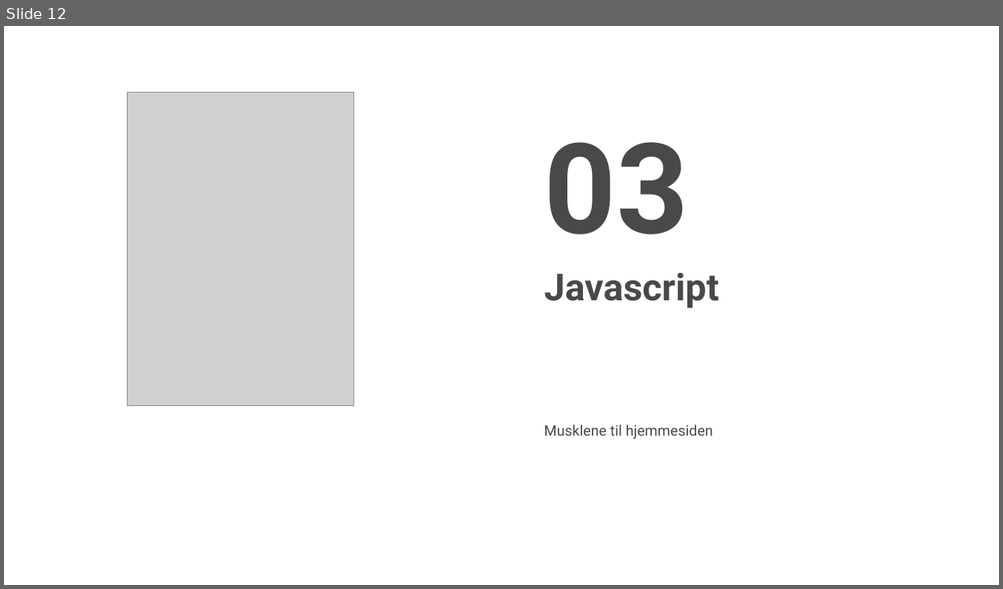
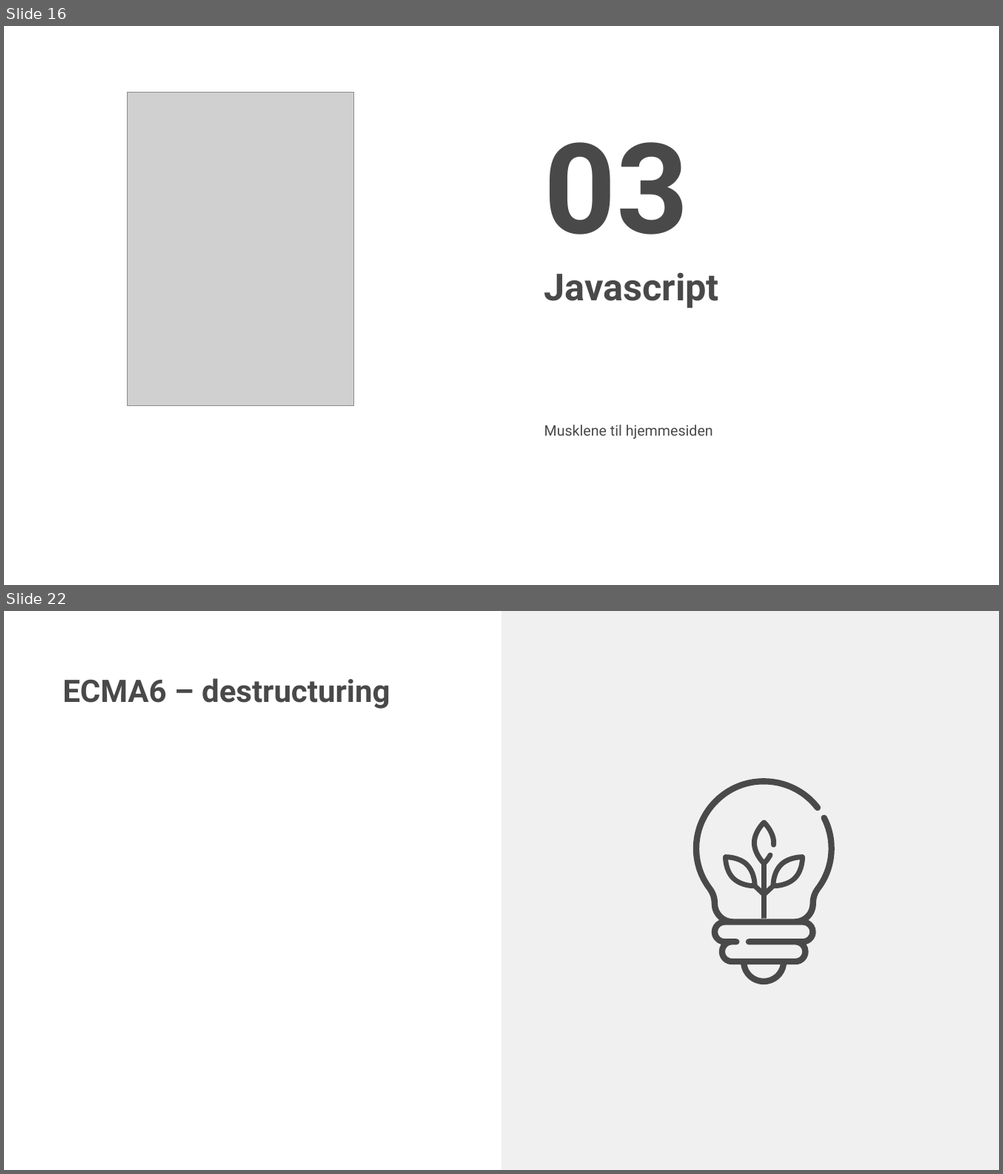
Before and after one commit to pibendik/KursSopraSteria2020, a slide deck: presentasjon.potx. Shown one above the other, each under a label of ours: slide 12 before the commit, slides 16 and 22 after it; the slides between them are not shown. The pictures are 1003x589 and 1003x1174 pixels, drawn with LibreOffice and Linux fonts; fonts in the diff are those of the drawing; grey boxes stand for pictures; background and template pictures are left out. Boxes give left, top, right and bottom in pixels: in the first picture for what was removed or moved away, otherwise in the second. Text is boxed around its words. In the diff, an @@ line names an element or a change of style, - is before the commit and + after.

```diff
--- a/presentasjon.potx
+++ b/presentasjon.potx
@@ slide 22 added at bbox=[4, 611, 999, 1170], background #FFFFFF @@
@@ rectangle added at bbox=[502, 611, 999, 1170], fill #F0F0F0 @@
@@ title added at bbox=[62, 678, 390, 709], 30 pt, text #494949, bold @@
+ECMA6 – destructuring
@@ freeform shape added at bbox=[693, 778, 834, 985], fill #494949 @@
@@ freeform shape added at bbox=[723, 820, 805, 923], fill #494949 @@
@@ what was slide 12 is now slide 16 @@
```
Also in this commit, not shown: 4 slides changed, 13 other slides added, 2 slides removed, 8 other files.
